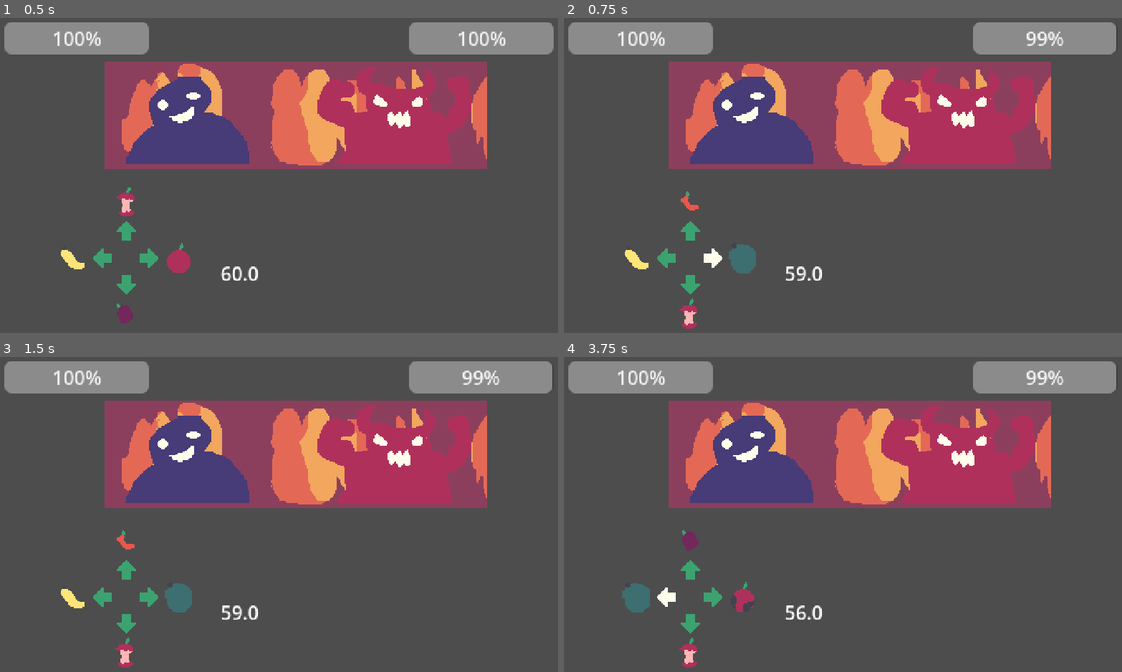
Above: before the commit, frames 1-4 (two rows, left to right).
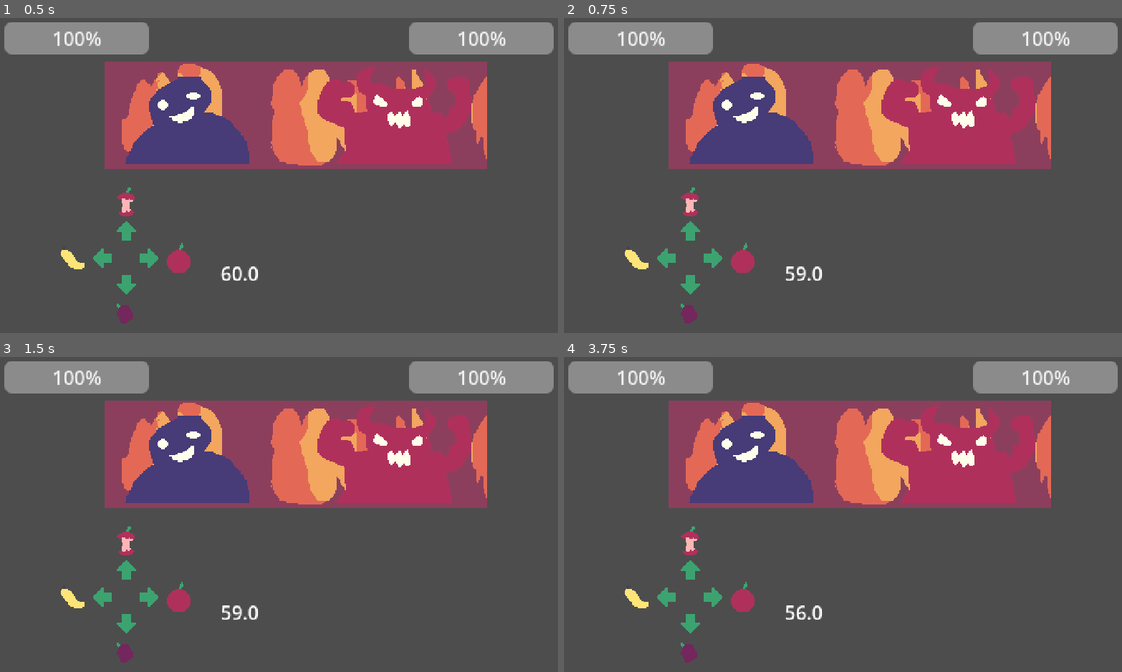
Above: after the commit, the same moments.

Repository: Explocamper2/peak_apples
Game: Godot game, scene res://main.tscn
Same seed, same stepped clock (60 frames per second), same inputs: the game is played once before the commit and once after it.
Inputs:
- Up to frame 1 (0.5 s): no input
- Up to frame 2 (0.75 s): tap Enter at 0.5 s; hold Right (right_arrow) from 0.53 s (still down)
- Up to frame 3 (1.5 s): tap Space at 1.25 s; release Right (right_arrow) at 1.28 s; hold Down (down_arrow) from 1.28 s (still down)
- Up to frame 4 (3.75 s): tap Enter at 2 s; release Down (down_arrow) at 2.03 s; hold Right (right_arrow) 2.03-2.78 s; hold Up (up_arrow) 2.78-3.53 s; tap Space at 3.5 s; hold Left (left_arrow) from 3.53 s (still down)

Frame 1 is identical in both runs. In frame 2, 1.1% of the frame differs, in the area x 20-100%, y 1-99%; in frame 3, 1.0%; in frame 4, 1.2%, in the area x 10-100%, y 1-99%.

Commit message:
Fixed some bugs and added attack tween

Diff:
--- a/new-game-project/main.gd
+++ b/new-game-project/main.gd
@@ -39,6 +39,9 @@
 var damage_multi_active = false
 var apple_low_chance = false
 
+var bossTurn = false
+var playerTurn = true
+
 
 
 var bosses = [
@@ -70,7 +73,8 @@
 ]
 
 
-
+func round_to_dec(num, digit):
+	return round(num * pow(10.0, digit)) / pow(10.0, digit)
 
 func _ready() -> void:
 	round_timer.start()
@@ -86,16 +90,27 @@
 func apply_damage(target, a):
 	var amount = a
 	if damage_multi_active == true:
-		amount = amount * 2
+		amount = amount * (combo_count+1)
 	else: pass
 	damage_multi_active = false
 	if damage_multi_timer.time_left > 0:
 		amount = amount * damage_multi_timer.get_meta("multi_amount")
 	print("Dealing ", amount, " damage to ", target)
 
+	# actually take the damage
 	if target == "boss":
+		var tween = get_tree().create_tween()
+		var original_pos = Player.position
+		var attack_offset = Vector2(30, 0)
+		tween.tween_property(Player, "position", original_pos + attack_offset, 0.075).set_trans(Tween.TRANS_QUAD).set_ease(Tween.EASE_OUT)
+		tween.tween_property(Player, "position", original_pos, 0.03).set_trans(Tween.TRANS_BACK).set_ease(Tween.EASE_IN)
 		bossHealth -= amount
 	elif target == "player":
+		var tween = get_tree().create_tween()
+		var original_pos = Boss.position
+		var attack_offset = Vector2(-30, 0)
+		tween.tween_property(Boss, "position", original_pos + attack_offset, 0.075).set_trans(Tween.TRANS_QUAD).set_ease(Tween.EASE_OUT)
+		tween.tween_property(Boss, "position", original_pos, 0.03).set_trans(Tween.TRANS_BACK).set_ease(Tween.EASE_IN)
 		playerHealth -= amount
 
 func heal(target, amount):
@@ -167,12 +182,15 @@
 			if type == "damage":
 				apply_damage(target, amount)
 			elif type == "heal":
-					heal(target, amount)
+				heal(target, amount)
 			elif type == "power up": # multi next hit, 2x damage (5 sec), reduce apple spawn
 				if action == "multi next hit":
+					print("2x damage for next hit")
 					# apply 2x damage for next hit
 					damage_multi_active = true
+					combo_count += 1
 				elif action == "2x damage":
+					print("2x damage for 5 seconds")
 					# have 2x damage for 5 sec
 					damage_multi_timer.wait_time = effects["length"]
 					damage_multi_timer.set_meta("multi_amount", amount)
@@ -183,7 +201,7 @@
 func _process(_delta) -> void:
 	update_stage()
 	# fruits
-	if choosing_fruit == false:
+	if choosing_fruit == false and playerTurn == true:
 		use_fruit(chosen_fruit)
 		var fruits = choose_random_fruits()
 		# print("fruits: ", fruits)
@@ -192,6 +210,7 @@
 		option_left.frame = fruits[2]
 		option_right.frame = fruits[3]
 		choosing_fruit = true
+		playerTurn = false
 
 
 
@@ -199,37 +218,44 @@
 	timer_text_box.text = str(round(round_timer.time_left))
 
 	# health bar
-	player_health_bar.value = clamp(round(playerHealth),0,100)
-	boss_health_bar.value = clamp(round(bossHealth),0,100)
+	player_health_bar.value = round_to_dec(playerHealth,1)
+	boss_health_bar.value = round_to_dec(bossHealth,1)
+
+	if player_health_bar.value <= 0:
+		print("PLAYER HAS DIED")
+	elif boss_health_bar.value <= 0:
+		print("BOSS HAS DIED MOVING ONTO NEXT ROUND")
+
 
 	# input
-	if press_debounce.time_left == 0:
-		if Input.is_action_just_pressed("up_arrow"):
-			press_debounce.start()
-			arrow_up.texture = ARROW_UP_PRESSED
-			chosen_fruit = option_up.frame
-			choosing_fruit = false
-		elif Input.is_action_just_pressed("down_arrow"):
-			press_debounce.start()
-			arrow_down.texture = ARROW_DOWN_PRESSED
-			chosen_fruit = option_down.frame
-			choosing_fruit = false
-		elif Input.is_action_just_pressed("left_arrow"):
-			press_debounce.start()
-			arrow_left.texture = ARROW_LEFT_PRESSED
-			chosen_fruit = option_left.frame
-			choosing_fruit = false
-		elif Input.is_action_just_pressed("right_arrow"):
-			press_debounce.start()
-			arrow_right.texture = ARROW_RIGHT_PRESSED
-			chosen_fruit = option_right.frame
-			choosing_fruit = false
-
-	if Input.is_action_just_released("up_arrow"):
-		arrow_up.texture = ARROW_UP_RELEASED
-	elif Input.is_action_just_released("down_arrow"):
-		arrow_down.texture = ARROW_DOWN_RELEASED
-	elif Input.is_action_just_released("left_arrow"):
-		arrow_left.texture = ARROW_LEFT_RELEASED
-	elif Input.is_action_just_released("right_arrow"):
-		arrow_right.texture = ARROW_RIGHT_RELEASED
+	if playerTurn == true:
+		if press_debounce.time_left == 0:
+			if Input.is_action_just_pressed("up_arrow"):
+				press_debounce.start()
+				arrow_up.texture = ARROW_UP_PRESSED
+				chosen_fruit = option_up.frame
+				choosing_fruit = false
+			elif Input.is_action_just_pressed("down_arrow"):
+				press_debounce.start()
+				arrow_down.texture = ARROW_DOWN_PRESSED
+				chosen_fruit = option_down.frame
+				choosing_fruit = false
+			elif Input.is_action_just_pressed("left_arrow"):
+				press_debounce.start()
+				arrow_left.texture = ARROW_LEFT_PRESSED
+				chosen_fruit = option_left.frame
+				choosing_fruit = false
+			elif Input.is_action_just_pressed("right_arrow"):
+				press_debounce.start()
+				arrow_right.texture = ARROW_RIGHT_PRESSED
+				chosen_fruit = option_right.frame
+				choosing_fruit = false
+
+		if Input.is_action_just_released("up_arrow"):
+			arrow_up.texture = ARROW_UP_RELEASED
+		elif Input.is_action_just_released("down_arrow"):
+			arrow_down.texture = ARROW_DOWN_RELEASED
+		elif Input.is_action_just_released("left_arrow"):
+			arrow_left.texture = ARROW_LEFT_RELEASED
+		elif Input.is_action_just_released("right_arrow"):
+			arrow_right.texture = ARROW_RIGHT_RELEASED
--- a/new-game-project/main.tscn
+++ b/new-game-project/main.tscn
@@ -171,6 +171,7 @@
 speed_scale = 0.0
 
 [node name="press_debounce" type="Timer" parent="."]
+wait_time = 0.75
 one_shot = true
 
 [node name="boss" type="AnimatedSprite2D" parent="."]
